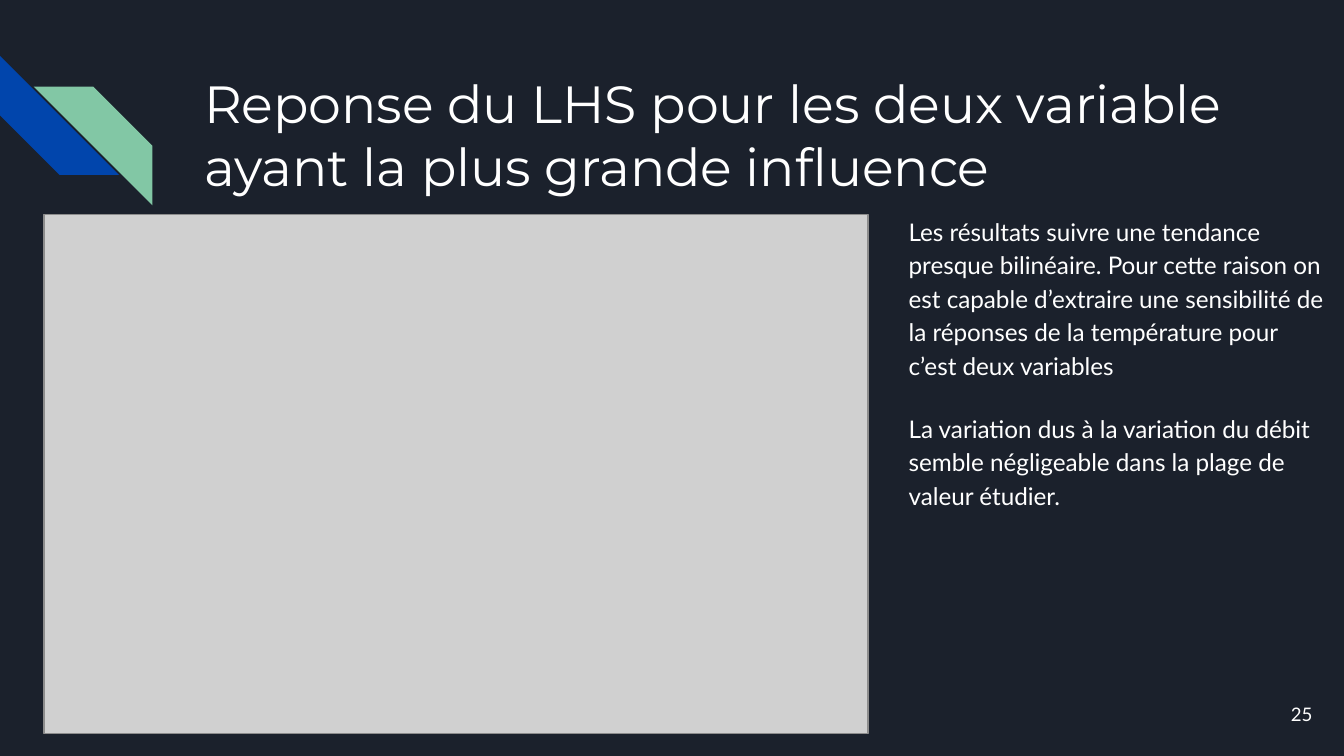
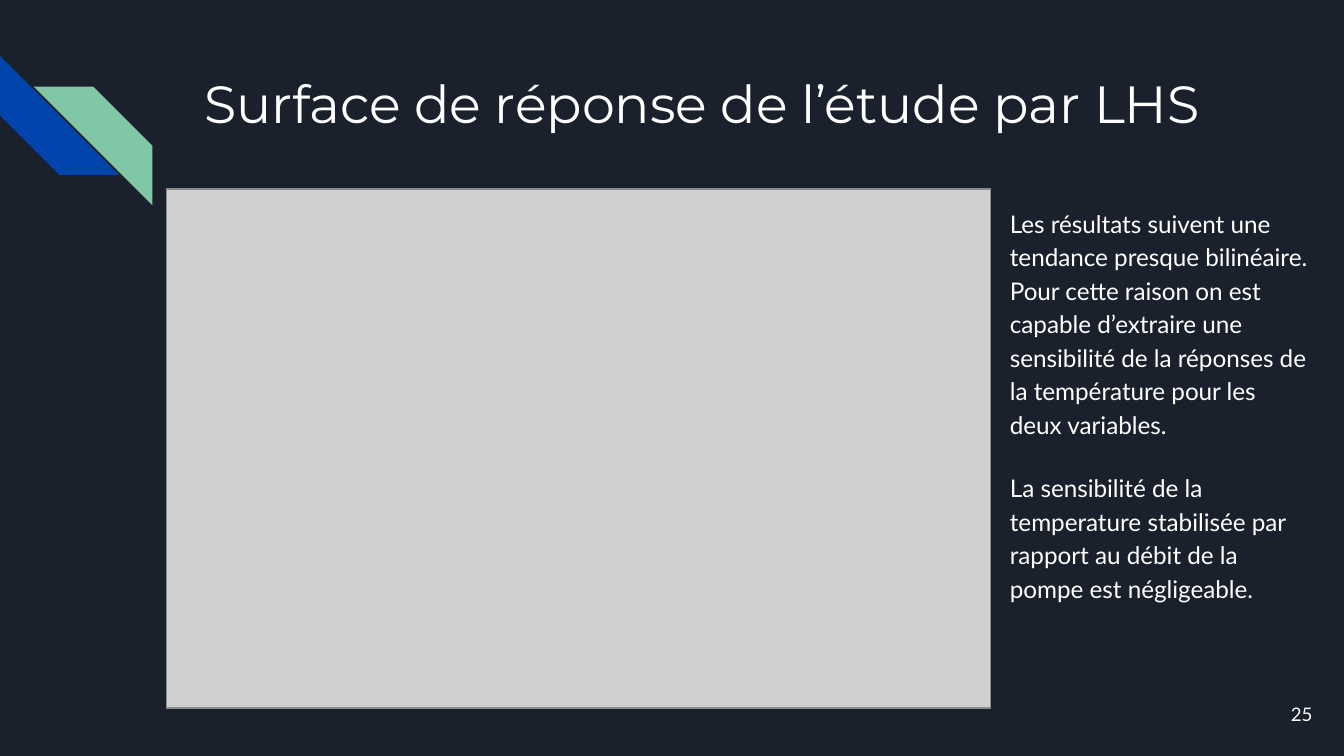
Before and after one commit to Luckabarbeau/Final_projet_mec8211, a slide deck: slide 25 of Presentation-projet-de-session.pptx. Drawn at 1344x756 pixels with LibreOffice and Linux fonts; fonts in the diff are those of the drawing; grey boxes stand for pictures. Boxes give left, top, right and bottom in pixels: in the first picture for what was removed or moved away, otherwise in the second. Text is boxed around its words. In the diff, an @@ line names an element or a change of style, - is before the commit and + after.

```diff
--- a/Presentation-projet-de-session.pptx
+++ b/Presentation-projet-de-session.pptx
@@ title at [204, 84, 1199, 133]: text changed @@
-Reponse du LHS pour les deux variable ayant la plus grande influence
+Surface de réponse de l’étude par LHS
@@ picture: place and size @@
-picture at [44, 215, 868, 734]
+picture at [167, 190, 991, 708]
@@ text at [1010, 215, 1307, 603]: text changed @@
-Les résultats suivre une tendance presque bilinéaire. Pour cette raison on est capable d’extraire une sensibilité de la réponses de la température pour c’est deux variables
-La variation dus à la variation du débit semble négligeable dans la plage de valeur étudier.
+Les résultats suivent une tendance presque bilinéaire. Pour cette raison on est capable d’extraire une sensibilité de la réponses de la température pour les deux variables.
+La sensibilité de la temperature stabilisée par rapport au débit de la pompe est négligeable.
```
Also in this commit, not shown: 12 other slides changed, 2 other files.
